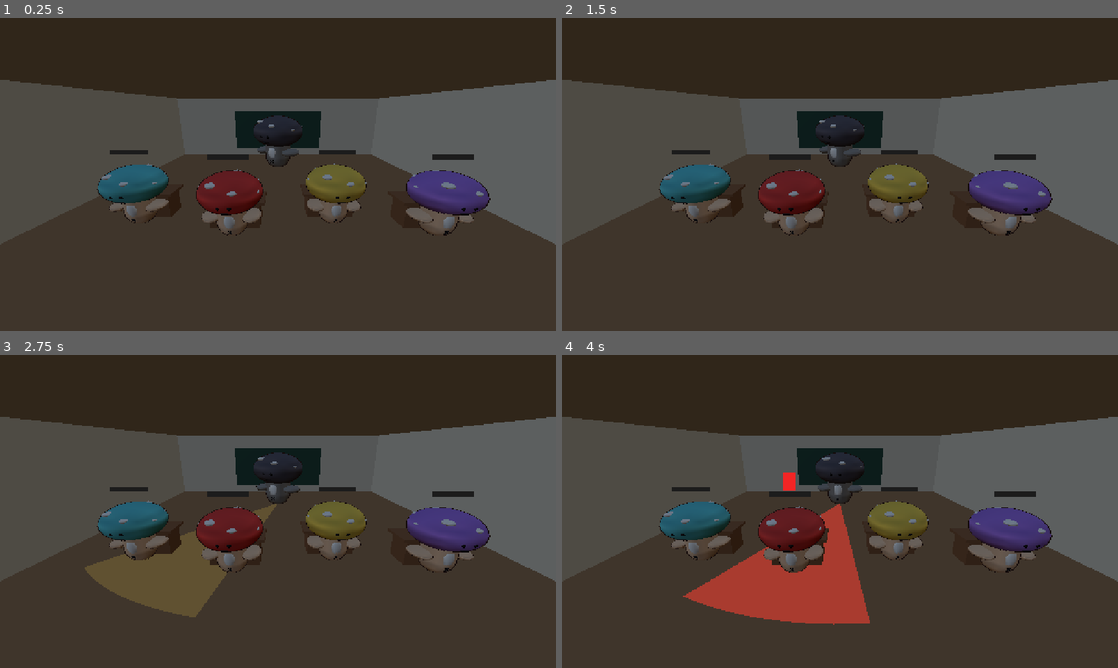
Above: before the commit, frames 1-4 (two rows, left to right).
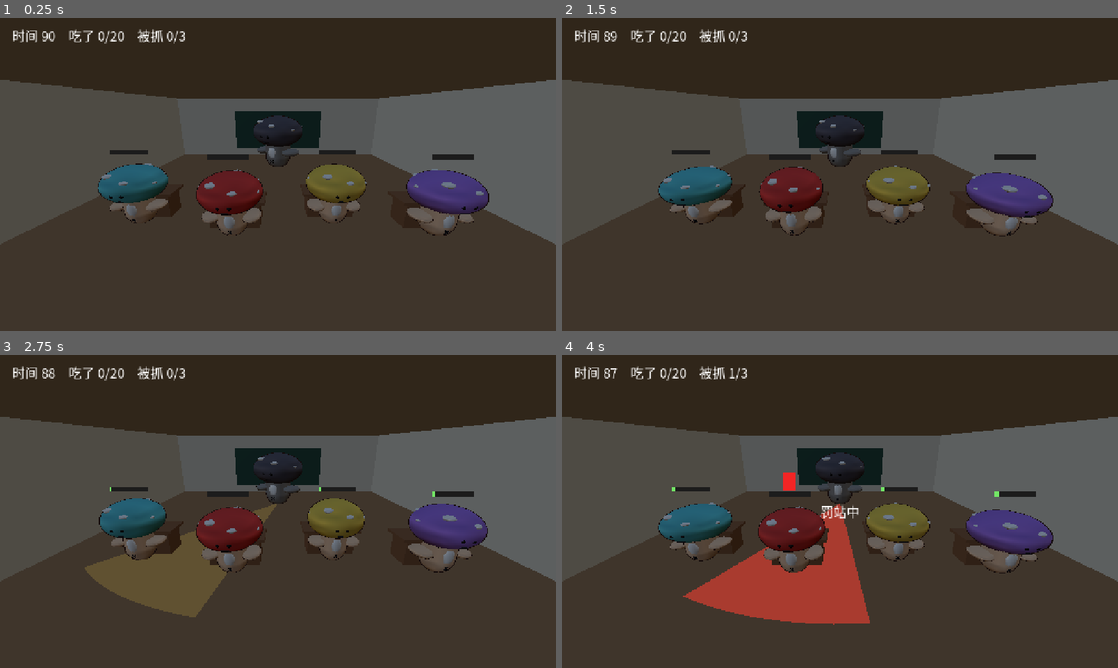
Above: after the commit, the same moments.

Repository: tuzkimo/fungi-party
Game: Godot game, scene res://game/minigame/classroom.tscn
Two runs of this game, one before a commit and one after it. Both use one fixed random seed, a clock stepped at 60 frames per second and the inputs below.
Inputs (mouse positions are in pixels of both pictures, inside the frame that each line leads up to):
- Up to frame 1 (0.25 s): no input
- Up to frame 2 (1.5 s): move the mouse to (962, 158) at 0.52 s; hold D (move_right, bound only after the commit) 0.53-1.25 s; hold Space (jump, bound only after the commit) 0.53-1.25 s; click (962, 158) at 0.67 s; drag from (728, 190) to (812, 237) at 1.27 s
- Up to frame 3 (2.75 s): move the mouse to (333, 442) at 2.02 s; hold D (move_right, bound only after the commit) from 2.03 s (still down); hold Shift (run, bound only after the commit) from 2.03 s (still down); click (333, 442) at 2.17 s; tap Space (jump, bound only after the commit) at 2.3 s
- Up to frame 4 (4 s): release D (move_right, bound only after the commit) at 2.75 s; release Shift (run, bound only after the commit) at 2.75 s; drag from (812, 574) to (673, 464) at 2.77 s; move the mouse to (1006, 558) at 3.52 s; hold A (move_left, bound only after the commit) from 3.53 s (still down); hold Ctrl (orbit, bound only after the commit) from 3.53 s (still down); click (1006, 558) at 3.67 s; tap Space (jump, bound only after the commit) at 3.77, 3.8 s

The runs differ from the first frame. In frame 1, 0.9% of the frame differs, in the area x 2-89%, y 3-70%; in frame 2, 2.4%; in frame 3, 2.2%; in frame 4, 2.1%.

Commit message:
教室回合循环：按住吃、松手装样子、结算面板

Diff:
--- a/game/minigame/classroom.gd
+++ b/game/minigame/classroom.gd
@@ -1,7 +1,7 @@
 class_name Classroom
 extends Node3D
 
-## 教室编排：程序化建房间、摆四张课桌、驱动老师视线。
+## 教室编排：程序化建房间、摆四张课桌、驱动视线/人机/回合与结算。
 ## 自包含单场景：节点间直接引用，不跨场景查 group。
 
 const FLOOR_COLOR := Color(0.62, 0.45, 0.30)
@@ -10,13 +10,19 @@
 
 var _gaze := Gaze.new()
 var _round := StealEat.new()
+var _eat := EatInput.new()
+var _npcs: Array[NpcSeat] = []
+var _press: Array[bool] = []
 var _teacher: Teacher
 var _seats: Array[SeatVisual] = []
+var _settled := false
 
 @onready var _camera: Camera3D = $Camera3D
+@onready var _ui: ClassroomUI = $UI
 
 
 func _ready() -> void:
+	Controls.ensure()
 	_camera.look_at(Vector3(0.0, 0.8, -1.5))
 	_build_room()
 
@@ -31,13 +37,43 @@
 		seat.setup(i)
 		add_child(seat)
 		_seats.append(seat)
+		_press.append(false)
+
+	for i in Config.NPC_GUTS.size():
+		_npcs.append(NpcSeat.new(Config.NPC_GUTS[i], i + 11))
+
+
+func _input(event: InputEvent) -> void:
+	_eat.feed(event)
 
 
 func _process(delta: float) -> void:
 	_gaze.advance(delta)
 	_teacher.apply(_gaze, delta)
+
+	if not _round.over:
+		_press[0] = _eat.pressing() or Input.is_action_pressed("jump")
+		for i in _npcs.size():
+			var seat_index: int = i + 1
+			_press[seat_index] = _npcs[i].decide(delta, _gaze, seat_index, _round.seats[seat_index].stun > 0.0)
+		var events := _round.tick(delta, _press, _gaze.watching())
+		for caught in events["caught"]:
+			if caught:
+				_ui.flash()
+
 	for i in _seats.size():
-		_seats[i].apply(_round.seats[i], false, delta, _gaze.watching() == i)
+		var seat: StealEat.Seat = _round.seats[i]
+		var eating: bool = _press[i] and seat.stun <= 0.0 and not seat.out
+		_seats[i].apply(seat, eating, delta, _gaze.watching() == i)
+
+	_ui.set_state(_round.time_left, _round.seats[0].bites, _round.seats[0].caught, _round.seats[0].stun > 0.0)
+
+	if _round.over and not _settled:
+		_settled = true
+		var mine: StealEat.Seat = _round.seats[0]
+		var won := _round.winner == 0
+		var earned := int(Save.apply_round(mine.bites, won, mine.caught)["earned"])
+		_ui.show_result(mine.bites, mine.caught, won, earned)
 
 
 func _build_room() -> void:
--- a/game/minigame/classroom.tscn
+++ b/game/minigame/classroom.tscn
@@ -1,9 +1,12 @@
-[gd_scene load_steps=2 format=3]
+[gd_scene load_steps=3 format=3]
 
 [ext_resource type="Script" path="res://game/minigame/classroom.gd" id="1_script"]
+[ext_resource type="PackedScene" path="res://game/minigame/classroom_ui.tscn" id="2_ui"]
 
 [node name="Classroom" type="Node3D"]
 script = ExtResource("1_script")
 
 [node name="Camera3D" type="Camera3D" parent="."]
 transform = Transform3D(1, 0, 0, 0, 1, 0, 0, 0, 1, 0, 3.2, 6)
+
+[node name="UI" parent="." instance=ExtResource("2_ui")]
--- /dev/null
+++ b/game/minigame/classroom_ui.gd
@@ -0,0 +1,117 @@
+class_name ClassroomUI
+extends CanvasLayer
+
+## 教室 HUD：时间/口数/被抓、罚站提示、被抓红晕、结算面板。
+
+signal again_pressed
+signal forest_pressed
+
+var _hud: Label
+var _stun: Label
+var _flash: ColorRect
+var _result: ColorRect
+var _title: Label
+var _detail: Label
+
+
+func _ready() -> void:
+	var root := Control.new()
+	root.name = "Root"
+	root.set_anchors_preset(Control.PRESET_FULL_RECT)
+	root.mouse_filter = Control.MOUSE_FILTER_IGNORE
+	root.theme = _make_theme()
+	add_child(root)
+
+	_hud = Label.new()
+	_hud.name = "Hud"
+	_hud.position = Vector2(28.0, 18.0)
+	root.add_child(_hud)
+
+	_stun = Label.new()
+	_stun.name = "Stun"
+	_stun.text = "罚站中"
+	_stun.set_anchors_preset(Control.PRESET_FULL_RECT)
+	_stun.horizontal_alignment = HORIZONTAL_ALIGNMENT_CENTER
+	_stun.vertical_alignment = VERTICAL_ALIGNMENT_CENTER
+	_stun.visible = false
+	root.add_child(_stun)
+
+	_build_result(root)
+
+	_flash = ColorRect.new()
+	_flash.name = "Flash"
+	_flash.color = Color(0.85, 0.10, 0.10)
+	_flash.set_anchors_preset(Control.PRESET_FULL_RECT)
+	_flash.mouse_filter = Control.MOUSE_FILTER_IGNORE
+	_flash.modulate.a = 0.0
+	root.add_child(_flash)
+
+
+func set_state(time_left: float, bites: int, caught: int, stunned: bool) -> void:
+	_hud.text = "时间 %d　吃了 %d/%d　被抓 %d/%d" % [
+		ceili(maxf(time_left, 0.0)), bites, Config.BITES_TO_WIN, caught, Config.MAX_CAUGHT
+	]
+	_stun.visible = stunned
+
+
+func show_result(bites: int, caught: int, won: bool, earned: int) -> void:
+	_result.visible = true
+	_title.text = "赢了！" if won else "时间到"
+	_detail.text = "吃了 %d 口，被抓 %d 次，+%d 蘑菇币" % [bites, caught, earned]
+
+
+func flash() -> void:
+	_flash.modulate.a = 0.15
+	create_tween().tween_property(_flash, "modulate:a", 0.0, 0.3)
+
+
+func _build_result(root: Control) -> void:
+	_result = ColorRect.new()
+	_result.name = "Result"
+	_result.color = Color(0.05, 0.04, 0.06, 0.93)
+	_result.set_anchors_preset(Control.PRESET_FULL_RECT)
+	_result.visible = false
+	root.add_child(_result)
+
+	var center := CenterContainer.new()
+	center.set_anchors_preset(Control.PRESET_FULL_RECT)
+	_result.add_child(center)
+
+	var box := VBoxContainer.new()
+	box.add_theme_constant_override("separation", 22)
+	center.add_child(box)
+
+	_title = Label.new()
+	_title.horizontal_alignment = HORIZONTAL_ALIGNMENT_CENTER
+	box.add_child(_title)
+
+	_detail = Label.new()
+	_detail.horizontal_alignment = HORIZONTAL_ALIGNMENT_CENTER
+	box.add_child(_detail)
+
+	var row := HBoxContainer.new()
+	row.alignment = BoxContainer.ALIGNMENT_CENTER
+	row.add_theme_constant_override("separation", 32)
+	box.add_child(row)
+
+	var again := Button.new()
+	again.text = "再来一局"
+	again.custom_minimum_size = Vector2(200.0, 64.0)
+	again.pressed.connect(func() -> void: again_pressed.emit())
+	row.add_child(again)
+
+	var forest := Button.new()
+	forest.text = "回森林"
+	forest.custom_minimum_size = Vector2(200.0, 64.0)
+	forest.pressed.connect(func() -> void: forest_pressed.emit())
+	row.add_child(forest)
+
+
+func _make_theme() -> Theme:
+	var font := SystemFont.new()
+	font.font_names = PackedStringArray(["Noto Sans CJK SC", "Noto Sans SC", "Droid Sans Fallback", "sans-serif"])
+	font.allow_system_fallback = true
+	var theme := Theme.new()
+	theme.default_font = font
+	theme.default_font_size = 30
+	return theme
--- /dev/null
+++ b/game/minigame/classroom_ui.tscn
@@ -0,0 +1,6 @@
+[gd_scene load_steps=2 format=3]
+
+[ext_resource type="Script" path="res://game/minigame/classroom_ui.gd" id="1_script"]
+
+[node name="ClassroomUI" type="CanvasLayer"]
+script = ExtResource("1_script")
--- /dev/null
+++ b/game/minigame/eat_input.gd
@@ -0,0 +1,22 @@
+class_name EatInput
+extends RefCounted
+
+## 「按住 = 吃」的输入。按 finger index 绑定，不按坐标判定：
+## 手指滑到屏幕边缘照样算按住，只有记住的那根抬起才松手。
+
+var finger := -1
+
+
+func feed(event: InputEvent) -> void:
+	if event is InputEventScreenTouch:
+		finger = next_finger(finger, event.index, event.pressed)
+
+
+func pressing() -> bool:
+	return finger >= 0
+
+
+static func next_finger(current: int, index: int, pressed: bool) -> int:
+	if pressed:
+		return current if current >= 0 else index
+	return -1 if index == current else current
--- /dev/null
+++ b/tests/test_eat_input.gd
@@ -0,0 +1,8 @@
+extends TestBase
+
+func test_tracks_finger() -> void:
+	var f := EatInput.next_finger(-1, 2, true)
+	check_eq(f, 2, "按下记住手指")
+	check_eq(EatInput.next_finger(f, 0, true), 2, "别的手指按下不影响")
+	check_eq(EatInput.next_finger(f, 2, false), -1, "记住的那根抬起才松手")
+	check_eq(EatInput.next_finger(f, 0, false), 2, "别的手指抬起不算松手")
Not shown, added: game/minigame/classroom_ui.gd.uid
Not shown, added: game/minigame/eat_input.gd.uid
Not shown, added: tests/test_eat_input.gd.uid
